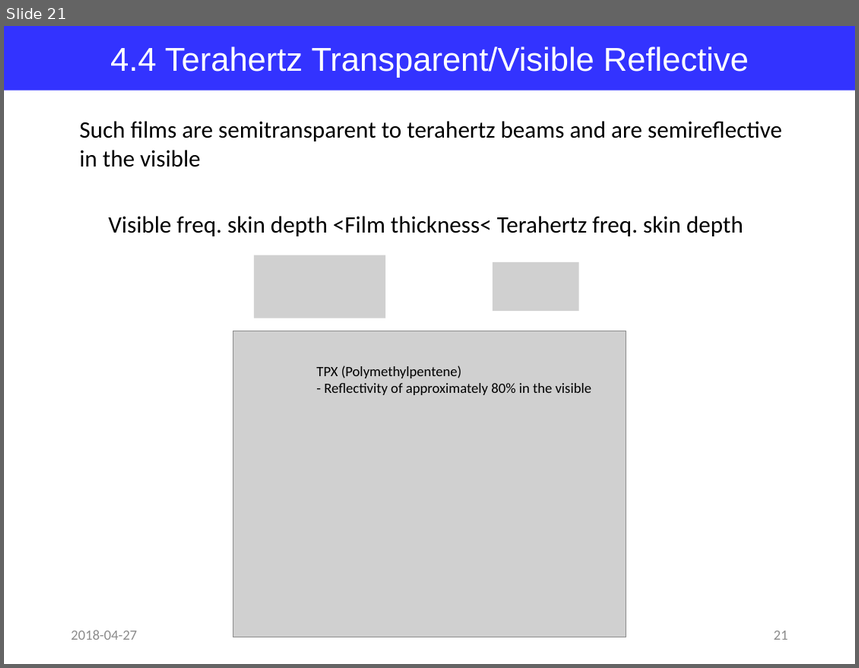
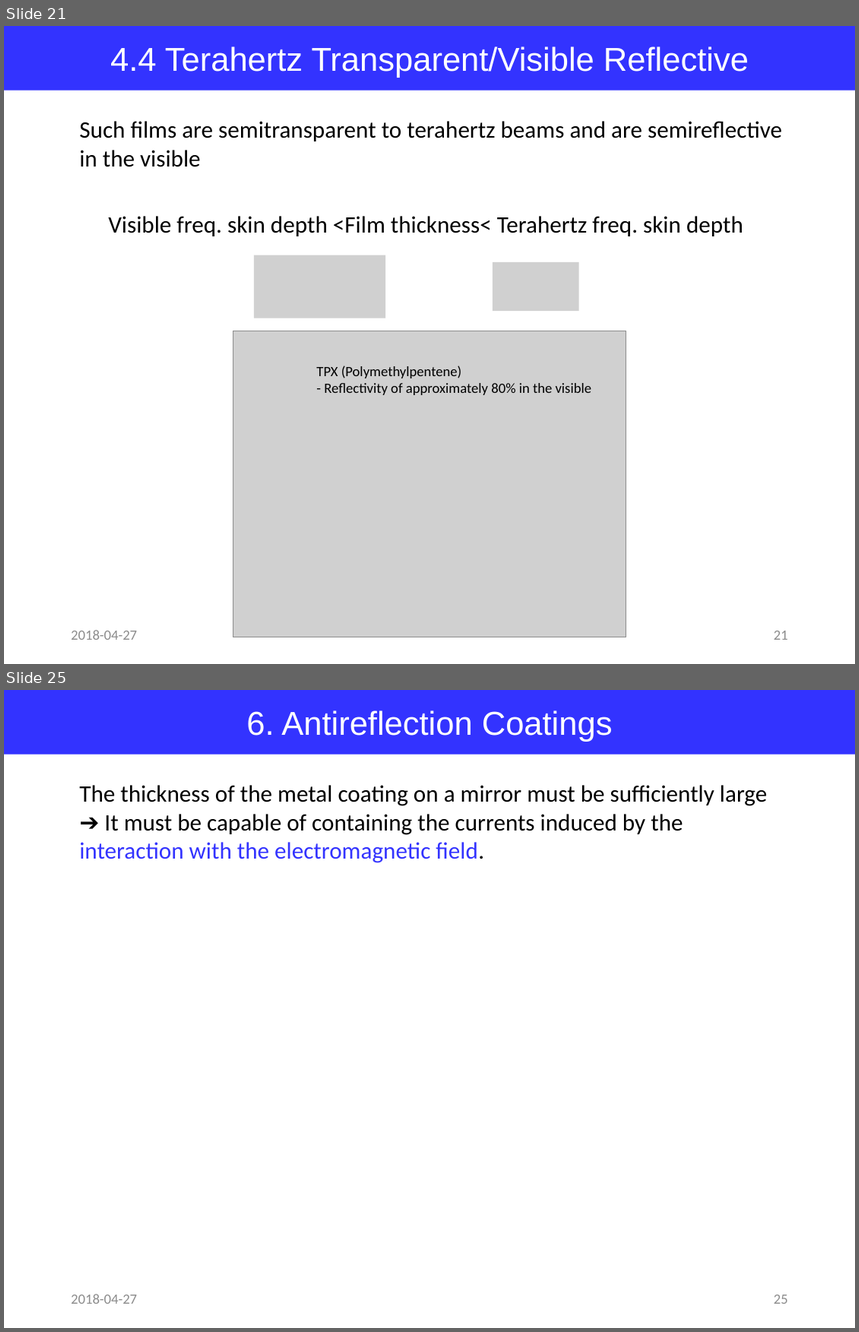
Before and after one commit to jglee96/NBTP_Lab, a slide deck: Terahertz Metrology/Ch8/Terahertz Metrology_Ch8.pptx. Shown one above the other, each under a label of ours: slide 21 before the commit, slides 21 and 25 after it; the slides between them are not shown. The pictures are 859x668 and 859x1332 pixels, drawn with LibreOffice and Linux fonts; fonts in the diff are those of the drawing; grey boxes stand for pictures. Boxes give left, top, right and bottom in pixels: in the first picture for what was removed or moved away, otherwise in the second. Text is boxed around its words. In the diff, an @@ line names an element or a change of style, - is before the commit and + after.

```diff
--- a/Terahertz Metrology/Ch8/Terahertz Metrology_Ch8.pptx
+++ b/Terahertz Metrology/Ch8/Terahertz Metrology_Ch8.pptx
@@ slide 25 added at [4,690,855,1328], background #FFFFFF @@
@@ rectangle added at [4,690,855,755], fill #3333FF, 28 pt, text #FFFFFF @@
+6. Antireflection Coatings
@@ text added at [79,785,767,863], 20 pt, text #000000 @@
+The thickness of the metal coating on a mirror must be sufficiently large
+➔ It must be capable of containing the currents induced by the interaction with the electromagnetic field.
@@ text added at [71,1294,137,1304], 12 pt, text #8C8C8C @@
+2018-04-27
@@ page number added at [774,1295,788,1304], 12 pt, text #8C8C8C @@
+25
```
Also in this commit, not shown: 22 slides changed, 3 other slides added, 1 other file.
